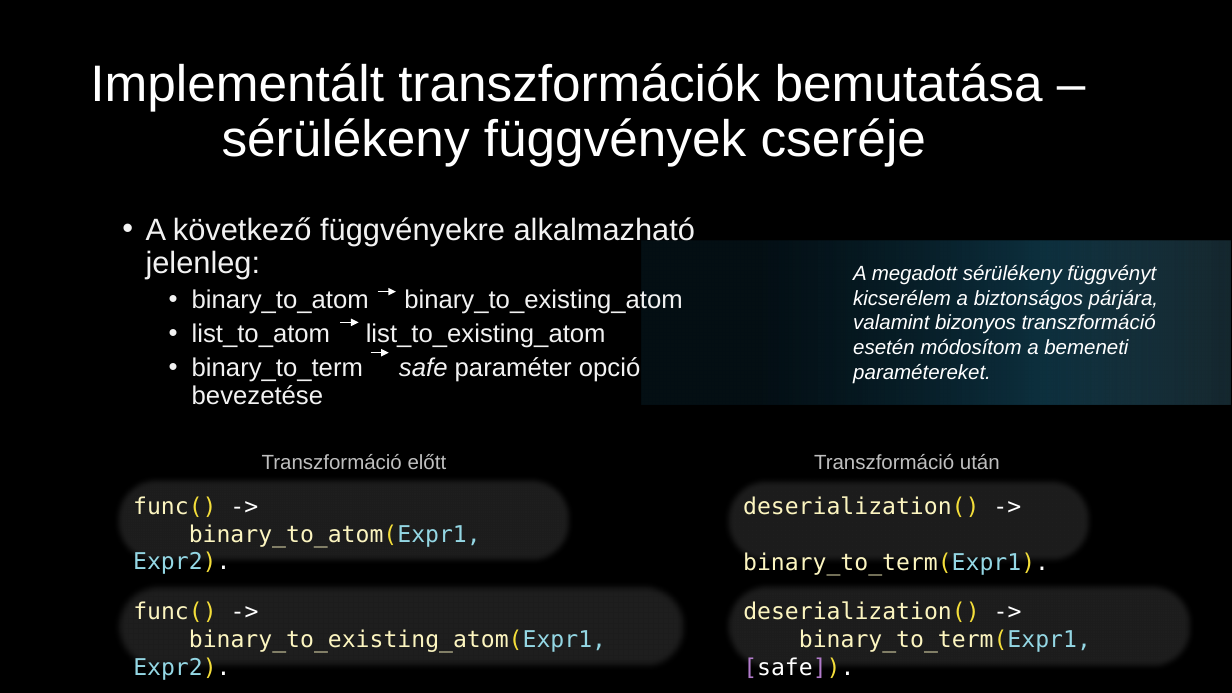
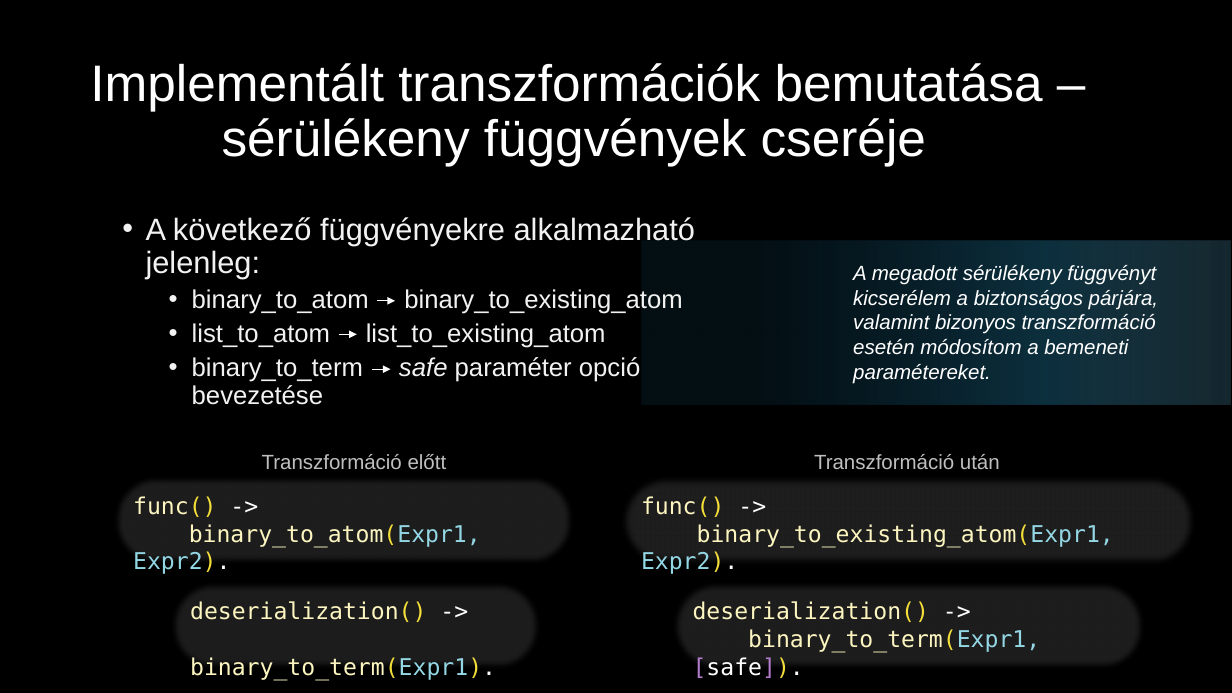
Before and after one commit to juhasznellee/msc_szakdoga, a slide deck: slide 11 of diplomamunka.pptx. Drawn at 1232x693 pixels with LibreOffice and Linux fonts; fonts in the diff are those of the drawing; background and template pictures are left out. Boxes give left, top, right and bottom in pixels: in the first picture for what was removed or moved away, otherwise in the second. Text is boxed around its words. In the diff, an @@ line names an element or a change of style, - is before the commit and + after.

```diff
--- a/diplomamunka.pptx
+++ b/diplomamunka.pptx
@@ arrow moved from (378, 292) - (396, 292) to (377, 301) - (396, 301) @@
@@ arrow moved from (340, 323) - (359, 323) to (338, 335) - (357, 335) @@
@@ arrow moved from (371, 353) - (389, 353) to (372, 370) - (391, 370) @@
@@ rounded rectangle "func() ->": place and size @@
-rounded rectangle "func() ->" at (113,581,688,671)
+rounded rectangle "func() ->" at (621,476,1196,566)
@@ rounded rectangle "deserialization() ->": place and size @@
-rounded rectangle "deserialization() ->" at (724,477,1094,566)
+rounded rectangle "deserialization() ->" at (170,581,541,670)
@@ rounded rectangle "deserialization() ->": place and size @@
-rounded rectangle "deserialization() ->" at (724,581,1195,671)
+rounded rectangle "deserialization() ->" at (673,581,1144,670)
```
Also in this commit, not shown: 1 other slide changed.
